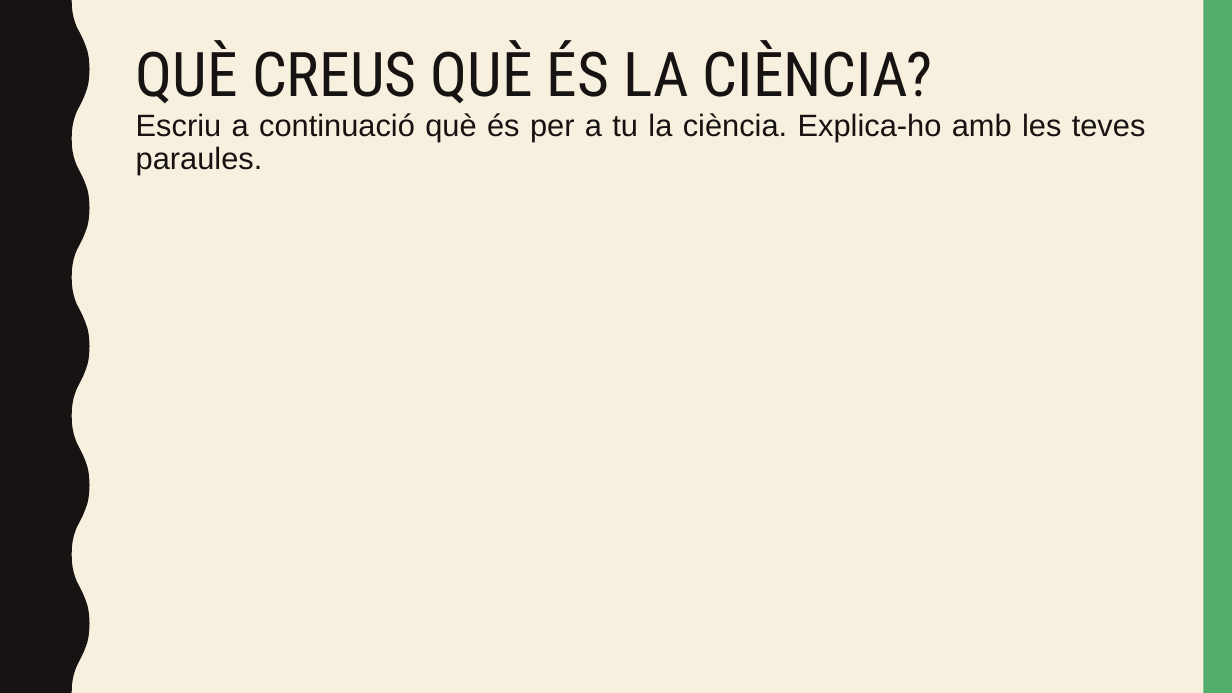
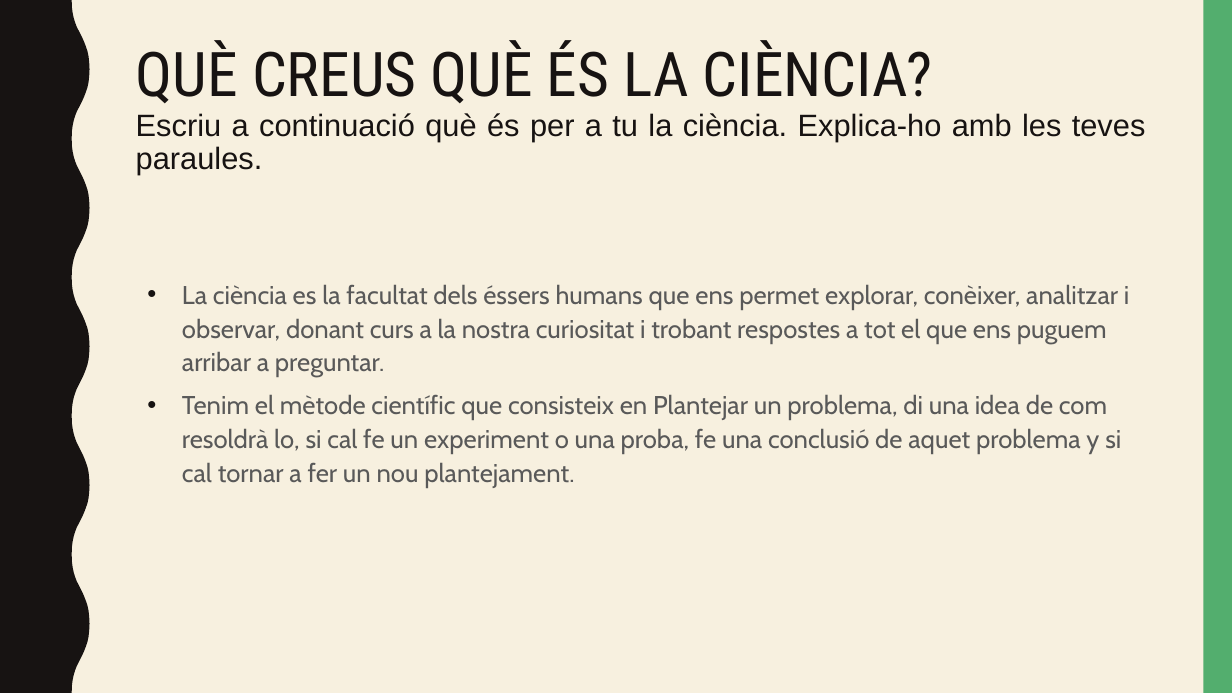
Before and after one commit to 360kbcn/Deures, a slide deck: slide 2 of 13-15-05-2020/EXPERIMENTS_Marc_Rios.pptx. Drawn at 1232x693 pixels with LibreOffice and Linux fonts; fonts in the diff are those of the drawing. Boxes give left, top, right and bottom in pixels: in the first picture for what was removed or moved away, otherwise in the second. Text is boxed around its words. In the diff, an @@ line names an element or a change of style, - is before the commit and + after.

```diff
--- a/13-15-05-2020/EXPERIMENTS_Marc_Rios.pptx
+++ b/13-15-05-2020/EXPERIMENTS_Marc_Rios.pptx
@@ text added at bbox=[182, 284, 1129, 488], 20 pt, text #595959 @@
+• La ciència es la facultat dels éssers humans que ens permet explorar, conèixer, analitzar i observar, donant curs a la nostra curiositat i trobant respostes a tot el que ens puguem arribar a preguntar.
+• Tenim el mètode científic que consisteix en Plantejar un problema, di una idea de com resoldrà lo, si cal fe un experiment o una proba, fe una conclusió de aquet problema y si cal tornar a fer un nou plantejament.
```
Also in this commit, not shown: 1 other slide changed.
